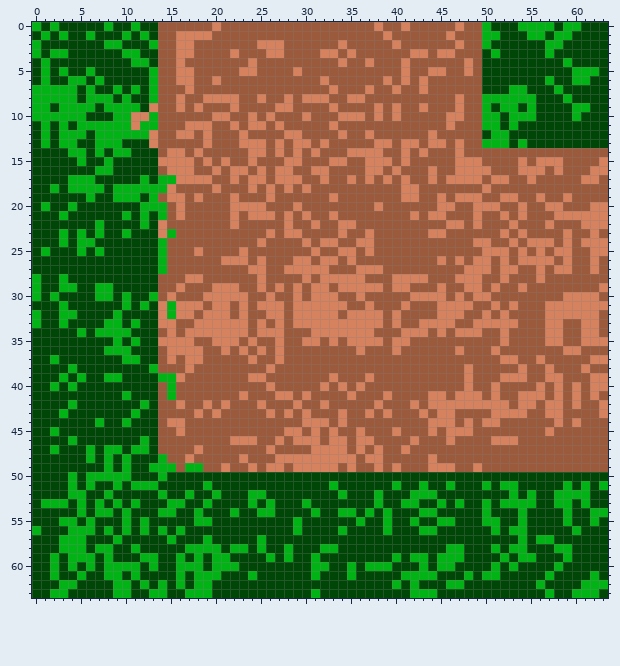
One commit to this pixel-art sprite: img/tiles/turn_4.png. That is the earlier state.
The file is 64x64 pixels.
New version:
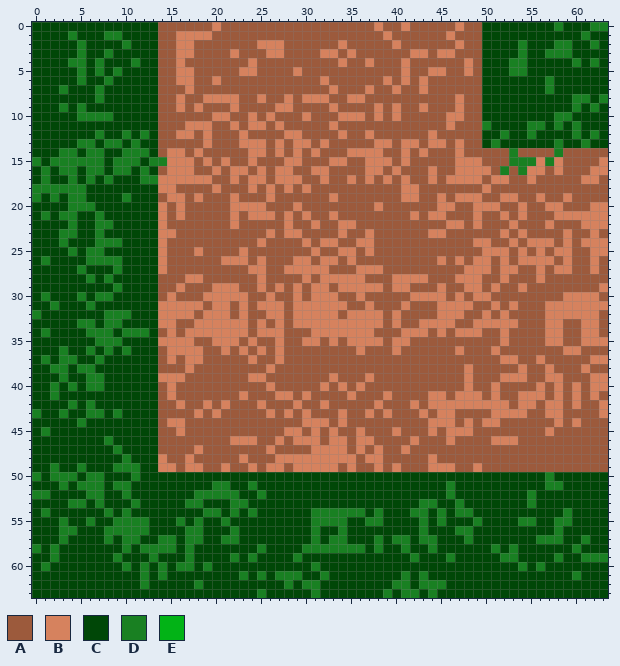
Palette (. is transparent): A #9c5a3c  B #d6825e  C #004707  D #198022  E #02b316
The exact change:
Changed rows in their new state; - is an unchanged pixel.
first column x 0:
 0 C-C-----C--C--------------------------------------C---CCCCDCC-DD
 1 -C-CD-C-DDC-C-------------------------------------CC---CC-CC-D--
 2 C----D--CCD--C------------------------------------C---D--CDD--D-
 3 C-CC-D--D-CC---------------------------------------C--D--DDD----
 4 -C--DD-D---DC----------------------------------------DD----CD-D-
 5 -C-C-DCD-D---C---------------------------------------DD-----CCC-
 6 -C--CD-CD----C-------------------------------------------D--CC--
 7 CCCDC-CD-C-C-C---------------------------------------CC--DC-----
 8 CCCCC-CDC-C--C------------------------------------CCCCCC---CDD-D
 9 CC-DCDC-CCCC-C------------------------------------C-CC-C----DCD-
10 CCCCCDDDDCCCCC------------------------------------CC-CCC--DDC---
11 -C-C-CCCCCCCCC------------------------------------DC-C-DD-D-D---
12 -C-CCC-DCCDCDC-------------------------------------CD--D----D-D-
13 -C-CCDDCDD-D-C------------------------------------CDC-C---D--D--
14 ---DDCDD-CDDD----------------------------------------D----D-----
15 D-DDDDDDCDDD-DD--------------------------------------DDD-D------
16 -D-DD-DDCDD-D---------------------------------------D-D---------
17 -D--DCD-D---DDBB------------------------------------------------
18 DDDDDDCC-CCCCCB-------------------------------------------------
19 D-D-DDC--CDC-C--------------------------------------------------
20 -C--DDD-----CCB-------------------------------------------------
21 -D-DD--D--C-C-B-------------------------------------------------
22 ----D--DD---C---------------------------------------------------
23 ---DDC-D--C----B------------------------------------------------
24 ---D-CCDDD----B-------------------------------------------------
25 -C--DCDD------B-------------------------------------------------
26 -D----DDDD----B-------------------------------------------------
27 -----D---D----B-------------------------------------------------
28 C--C--D-D-------------------------------------------------------
29 C--CC--CCD------------------------------------------------------
30 CDC--D-DD-C--C--------------------------------------------------
31 --DC--D---C-C--B------------------------------------------------
32 D--CC---DDD----B------------------------------------------------
33 C--C-DD-DD-C----------------------------------------------------
34 -D---CDDDCDDD---------------------------------------------------
35 -------DDD-C----------------------------------------------------
36 ---D--D-DCD-----------------------------------------------------
37 -DCDD--D--CC----------------------------------------------------
38 --DDCDD------C--------------------------------------------------
39 ---D-CDDCC----BB------------------------------------------------
40 --D-D-DD-------B------------------------------------------------
41 --D-------C----B------------------------------------------------
42 ----D-D-----C---------------------------------------------------
43 D--D--DD-D-C----------------------------------------------------
44 -----D-C--C-----------------------------------------------------
45 -DC-------------------------------------------------------------
46 ----C---D---C---------------------------------------------------
47 --C---C-CD-CC---------------------------------------------------
48 ------C-C-D---B-------------------------------------------------
49 --D--D--CDDD-CBB-BB---------------------------------------------
50 D-DDD-DDCCCD--C------------------------------------------D------
51 ---DCDDD-DDCCC-----CDD--D--------C------C--C--D---C-CC---DDC-C-C
52 DD--CCDDC-D---C--CDDDDD-CD--------C---C---CCC-D------C-D--CCCC--
53 -CCCDD-D-C-D---CCDDC--DDC-C---C-------C--CCDDC-D--C-CCCD--CC-C--
54 -D---C-CD-D---CC--CDD-D-DCC----DDDDDDCDC--DDCD-DD-C---C----D--CC
55 ---DC-D--DDDD---D-DC-D-------C-DDDD-CDDC--CD-DC--DCC--DD--DD--C-
56 C--DDCC-DDDDD-C-CDD---D------C-D--D----C---DC--DD--C-CC---D-C---
57 ---DCC--DCDD--DD-DDC-DD--C-----D-DD---D-DD-DD---D-----C-DDD--D--
58 D-DCCC-CC-DCDDDD-DCCC-CC-D--C-DDDDDDD-D--D--D-CC---D-DC---CCD---
59 --D-CCC-CD--CD--CDC-CCD-D-C-CD-C--------C-DC-CDC----DDCC--DC-DDD
60 -DC-C-C-CCDCDCD-DDCDCCC--------DC--C-CCC---C-CC----C-CD-D-C-----
61 --C--C--CC-CD-D-C-CCC--DCD-DDD-CD--C-----DCDC---C-CC-----C--D-C-
62 ---CC----CC-D-C-C-DC--------D-DD--------DDCDDDCC--------C----CCC
63 --CC-----CC--CC--CCC-----D-----D-------D-DDCD------------C--CCC-
Changed places in both pictures, as pixel boxes (x1, y1, x2, y2):
changed: (32, 22, 608, 598)
